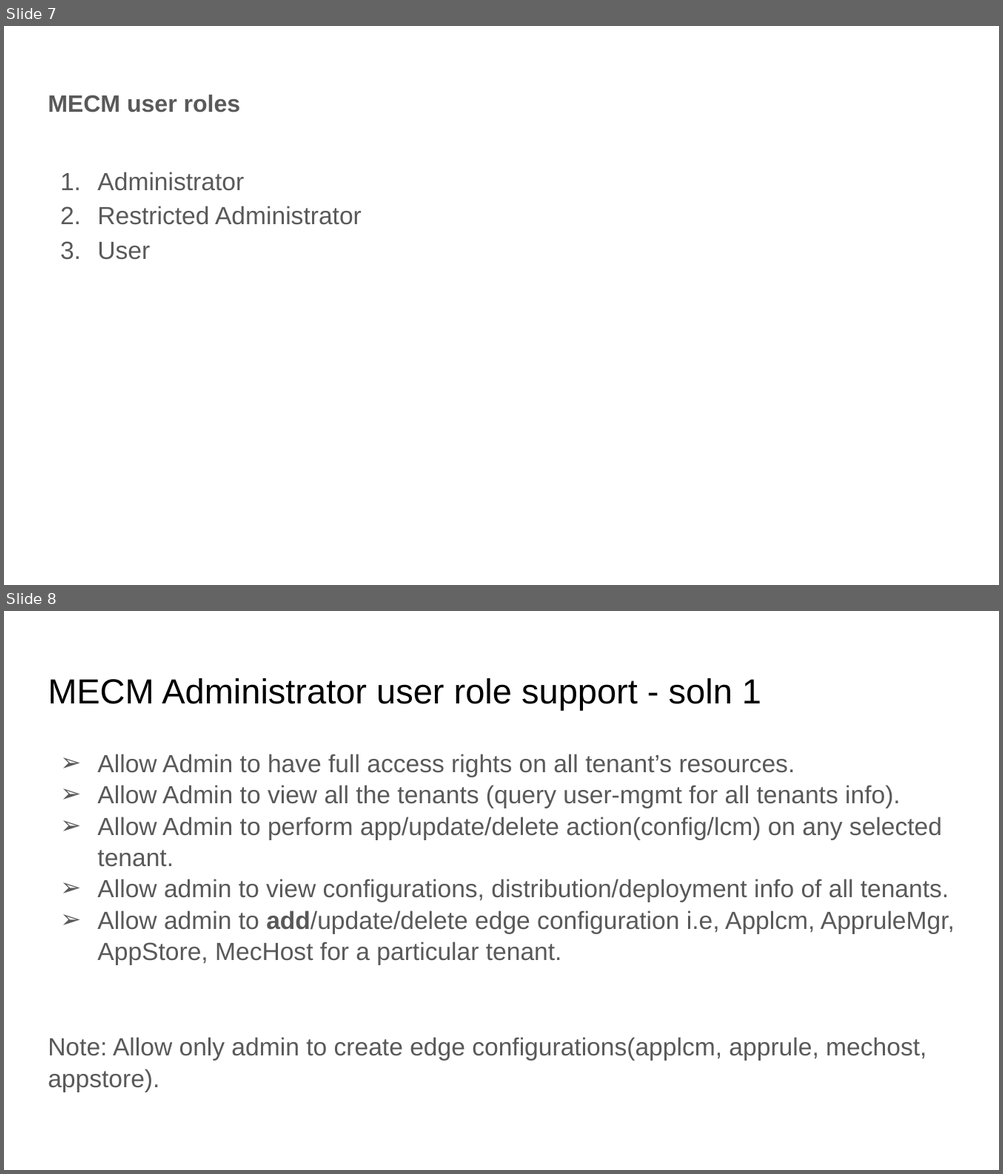
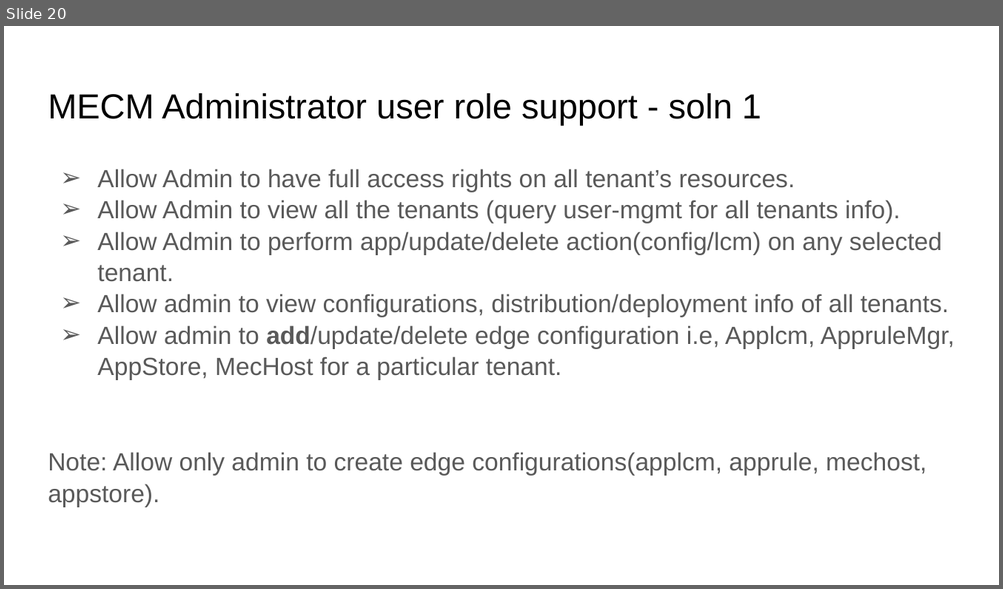
Before and after one commit to EdgeGallery/community, a slide deck: MECM PT/Release V1.1/MECM admin role support.pptx. Shown one above the other, each under a label of ours: slides 7 and 8 before the commit, slide 20 after it. The pictures are 1003x1174 and 1003x589 pixels, drawn with LibreOffice and Linux fonts; fonts in the diff are those of the drawing. Boxes give left, top, right and bottom in pixels: in the first picture for what was removed or moved away, otherwise in the second. Text is boxed around its words. In the diff, an @@ line names an element or a change of style, - is before the commit and + after.

Commit message:
mecm admin support

```diff
--- a/MECM PT/Release V1.1/MECM admin role support.pptx
+++ b/MECM PT/Release V1.1/MECM admin role support.pptx
@@ slide 7 removed at (x1=4, y1=26, x2=999, y2=585), background #FFFFFF @@
@@ title removed at (x1=48, y1=94, x2=241, y2=113) @@
-MECM user roles
@@ text removed at (x1=97, y1=172, x2=361, y2=260) @@
-1. Administrator
-2. Restricted Administrator
-3. User
@@ what was slide 8 is now slide 20 @@
```
Also in this commit, not shown: 4 slides changed, 7 slides added.
